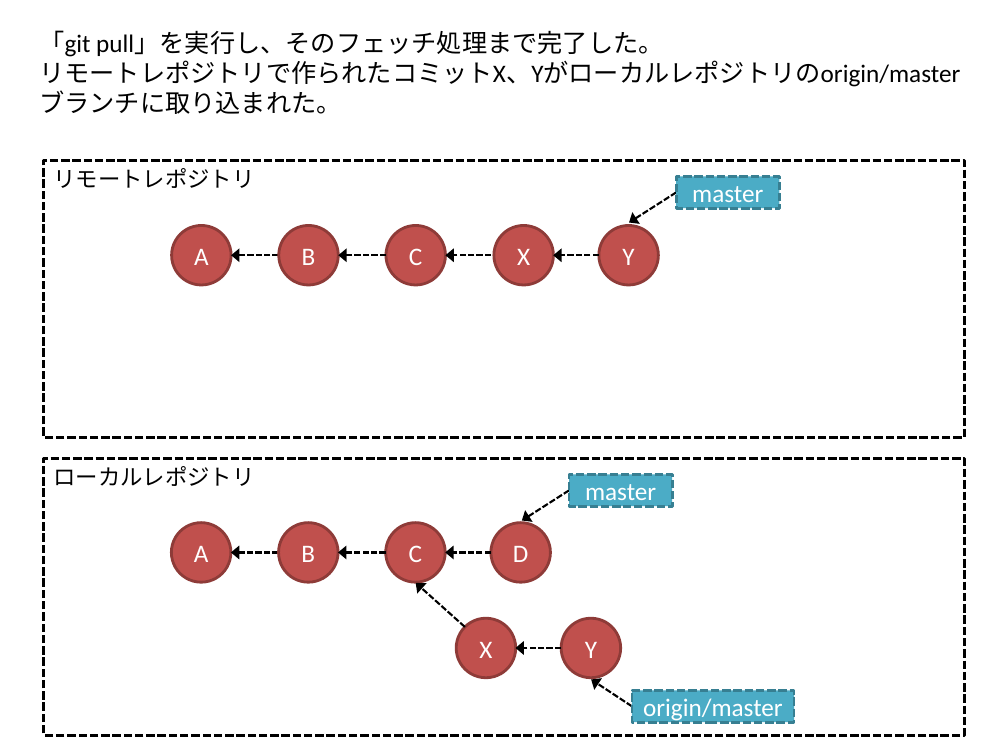
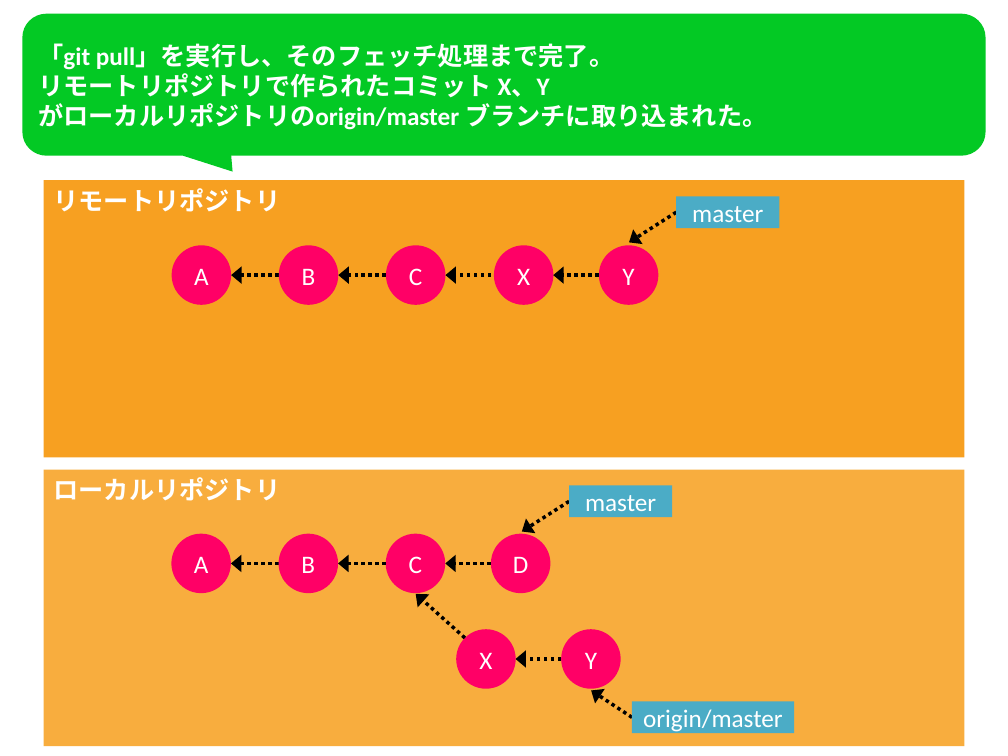
Before and after one commit to kaitoy/blog, a slide deck: slide 4 of static/images/git-dvc/git_dvc_merge.pptx. Drawn at 1008x756 pixels with LibreOffice and Linux fonts; fonts in the diff are those of the drawing. Boxes give left, top, right and bottom in pixels: in the first picture for what was removed or moved away, otherwise in the second. Text is boxed around its words. In the diff, an @@ line names an element or a change of style, - is before the commit and + after.

```diff
--- a/static/images/git-dvc/git_dvc_merge.pptx
+++ b/static/images/git-dvc/git_dvc_merge.pptx
@@ freeform shape added at <box>22,14,986,172</box>, fill #03C924, 18 pt, text #FFFFFF, bold @@
+「git pull」を実行し、そのフェッチ処理まで完了。
+リモートリポジトリで作られたコミット X、Y がローカルリポジトリのorigin/master ブランチに取り込まれた。
@@ text removed at <box>39,30,960,114</box> @@
-「git pull」を実行し、そのフェッチ処理まで完了した。
-リモートレポジトリで作られたコミットX、Yがローカルレポジトリのorigin/masterブランチに取り込まれた。
@@ rectangle "リモートリポジトリ" at <box>43,180,964,458</box>: fill none to #F7A021; outline #000000 2 pt dashed to none @@
@@ text in rectangle at <box>54,188,281,212</box>: text changed; size 16 to 18 pt; font Calibri to Noto Sans CJK JP; text colour #000000 to #FFFFFF; bold on @@
-リモートレポジトリ
+リモートリポジトリ
@@ outline #377F92 2 pt dashed to none in 3 elements at <box>570,486,672,517</box>, <box>632,702,794,733</box>, <box>676,197,779,228</box> @@
@@ 5 ellipses, 5 arrows, 2 rectangles: place and size @@
-5 ellipses, 5 arrows, 2 rectangles at <box>43,160,964,437</box>
+5 ellipses, 5 arrows, 2 rectangles at <box>43,180,964,458</box>
@@ arrow (676, 213) - (629, 242): stroke #000000 1.5 pt dashed to #000000 2.5 pt dashed @@
@@ fill #C0504D to #FF0066; outline #8E3B39 2 pt to none in 11 elements at <box>171,533,231,593</box>, <box>278,533,338,593</box>, <box>386,533,446,593</box>, <box>491,533,550,593</box>, <box>457,629,516,688</box>, <box>561,629,621,688</box>, <box>171,245,231,304</box>, <box>279,245,339,304</box>, <box>386,245,446,304</box>, <box>494,245,553,304</box>, <box>599,245,658,304</box> @@
@@ arrow (279, 275) - (231, 275): stroke #000000 1.5 pt dashed to #000000 2.5 pt dashed @@
@@ arrow (386, 275) - (339, 275): stroke #000000 1.5 pt dashed to #000000 2.5 pt dashed @@
@@ arrow (491, 275) - (446, 275): stroke #000000 1.5 pt dashed to #000000 2.5 pt dashed @@
@@ arrow (599, 275) - (553, 275): stroke #000000 1.5 pt dashed to #000000 2.5 pt dashed @@
@@ rectangle "ローカルリポジトリ" at <box>43,470,964,746</box>: fill none to #F8AD3E; outline #000000 2 pt dashed to none @@
@@ text in rectangle at <box>54,477,281,501</box>: text changed; size 16 to 18 pt; font Calibri to Noto Sans CJK JP; text colour #000000 to #FFFFFF; bold on @@
-ローカルレポジトリ
+ローカルリポジトリ
@@ arrow (570, 501) - (522, 531): stroke #000000 1.5 pt dashed to #000000 2.5 pt dashed @@
@@ arrow (278, 563) - (231, 563): stroke #000000 1.5 pt dashed to #000000 2.5 pt dashed @@
@@ arrow (386, 563) - (338, 563): stroke #000000 1.5 pt dashed to #000000 2.5 pt dashed @@
@@ arrow (491, 563) - (446, 563): stroke #000000 1.5 pt dashed to #000000 2.5 pt dashed @@
@@ arrow (465, 638) - (415, 594): stroke #000000 1.5 pt dashed to #000000 2.5 pt dashed @@
@@ arrow (561, 659) - (515, 659): stroke #000000 1.5 pt dashed to #000000 2.5 pt dashed @@
@@ 7 arrows, 6 ellipses, 3 rectangles: place and size @@
-7 arrows, 6 ellipses, 3 rectangles at <box>43,459,964,735</box>
+7 arrows, 6 ellipses, 3 rectangles at <box>43,470,964,746</box>
@@ arrow (632, 718) - (591, 690): stroke #000000 1.5 pt dashed to #000000 2.5 pt dashed @@
```
Also in this commit, not shown: 5 other slides changed, 13 other files.
